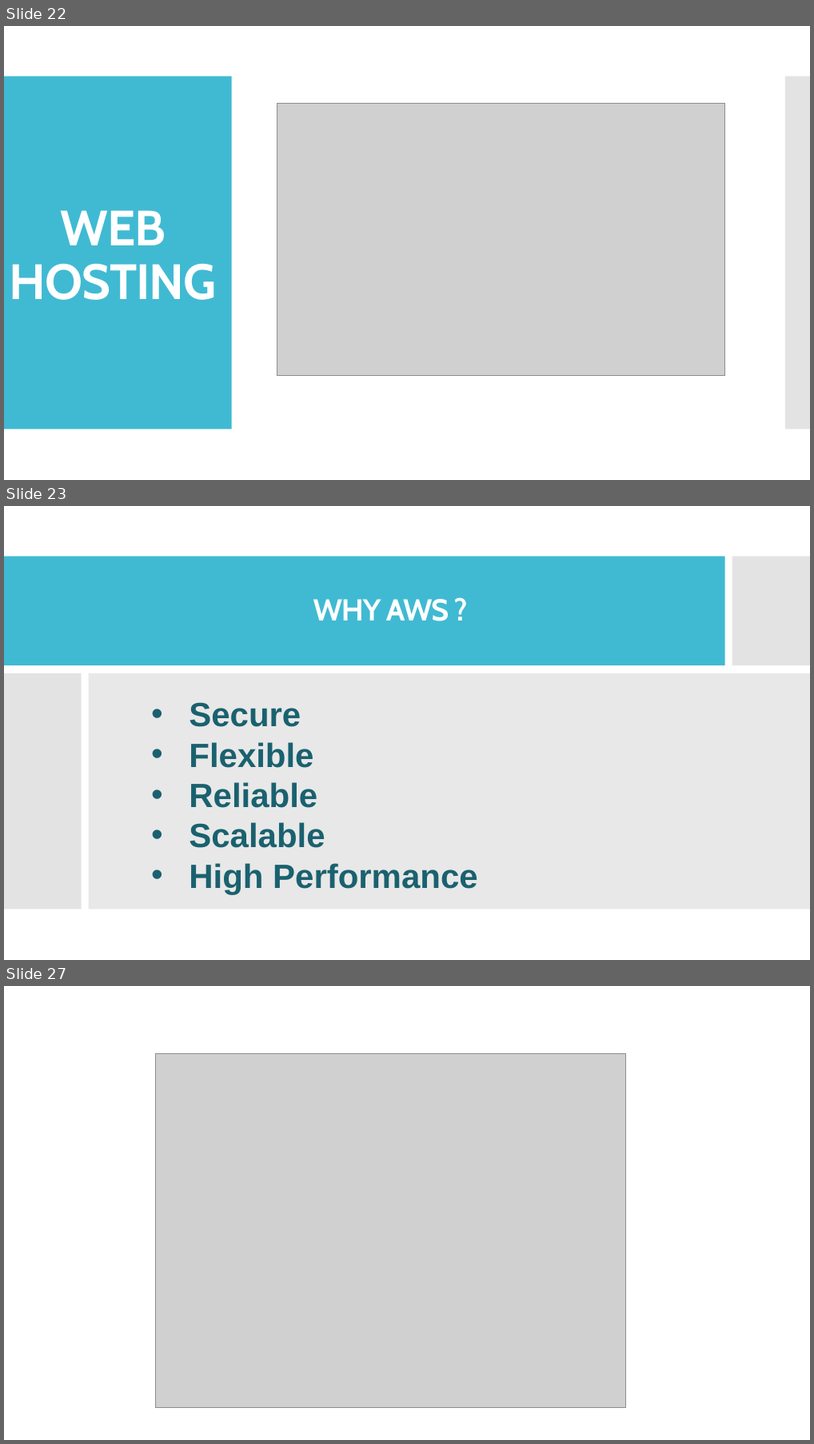
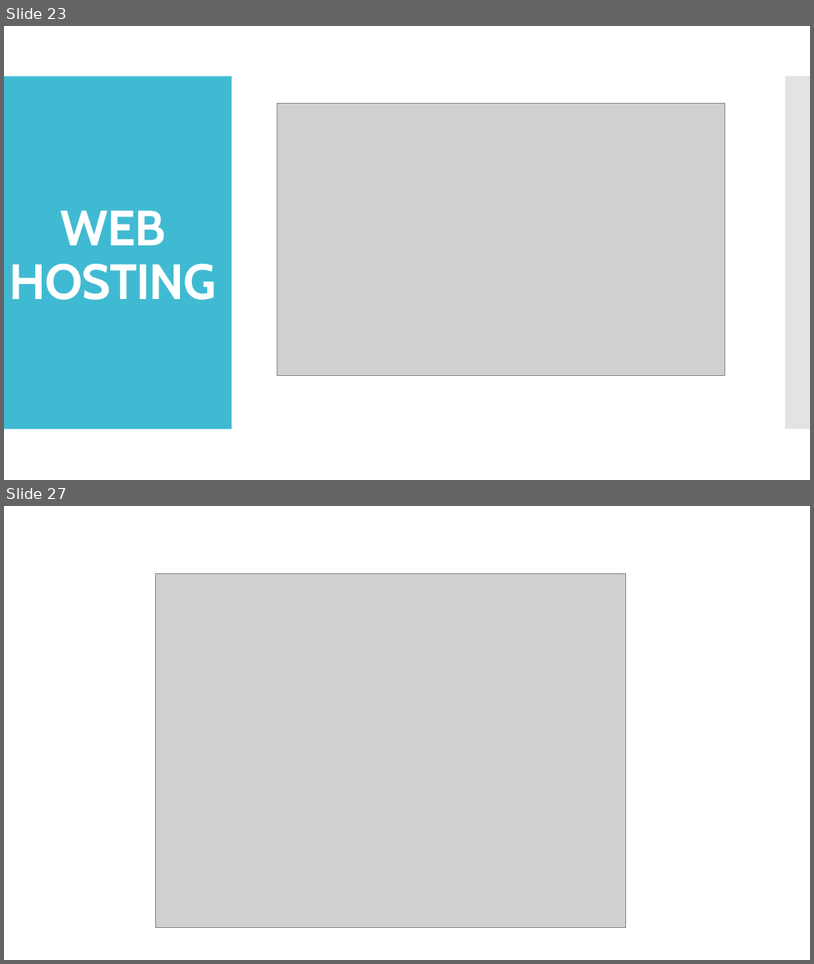
Before and after one commit to wangyang325/CS615Project, a slide deck: Presentation/Social Books.pptx. Shown one above the other, each under a label of ours: slides 22, 23 and 27 before the commit, slides 23 and 27 after it; the slides between them are not shown. The pictures are 814x1444 and 814x964 pixels, drawn with LibreOffice and Linux fonts; fonts in the diff are those of the drawing; grey boxes stand for pictures. Boxes give left, top, right and bottom in pixels: in the first picture for what was removed or moved away, otherwise in the second. Text is boxed around its words. In the diff, an @@ line names an element or a change of style, - is before the commit and + after.

```diff
--- a/Presentation/Social Books.pptx
+++ b/Presentation/Social Books.pptx
@@ slide 23 removed at box(4, 506, 810, 960), background #FFFFFF; not listed: 2 template elements that a slide beside it also shows @@
@@ rectangle removed at box(4, 506, 810, 960) @@
@@ rectangle removed at box(4, 556, 726, 666) @@
@@ rectangle removed at box(733, 556, 810, 666) @@
@@ title removed at box(314, 599, 449, 621) @@
-WHY AWS ?
@@ rectangle removed at box(4, 673, 82, 909) @@
@@ rectangle removed at box(89, 673, 810, 909) @@
@@ text removed at box(189, 702, 478, 894) @@
-• Secure
-• Flexible
-• Reliable
-• Scalable
-• High Performance
@@ what was slide 22 is now slide 23 @@
```
Also in this commit, not shown: 7 slides changed, 4 slides added, 3 other slides removed.
